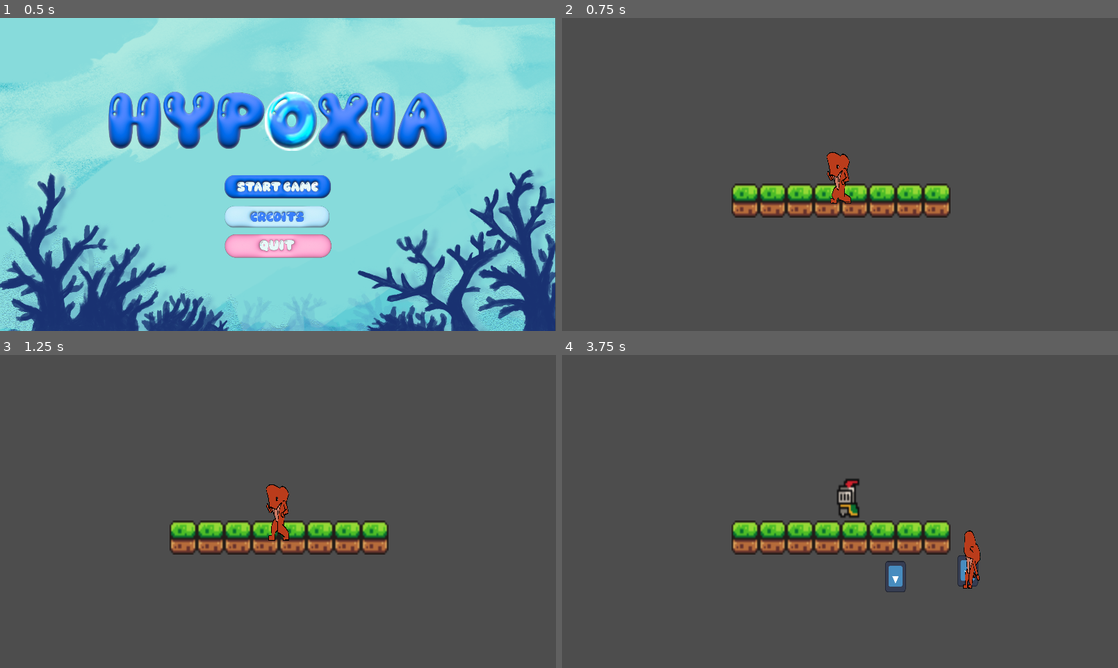
Above: before the commit, frames 1-4 (two rows, left to right).
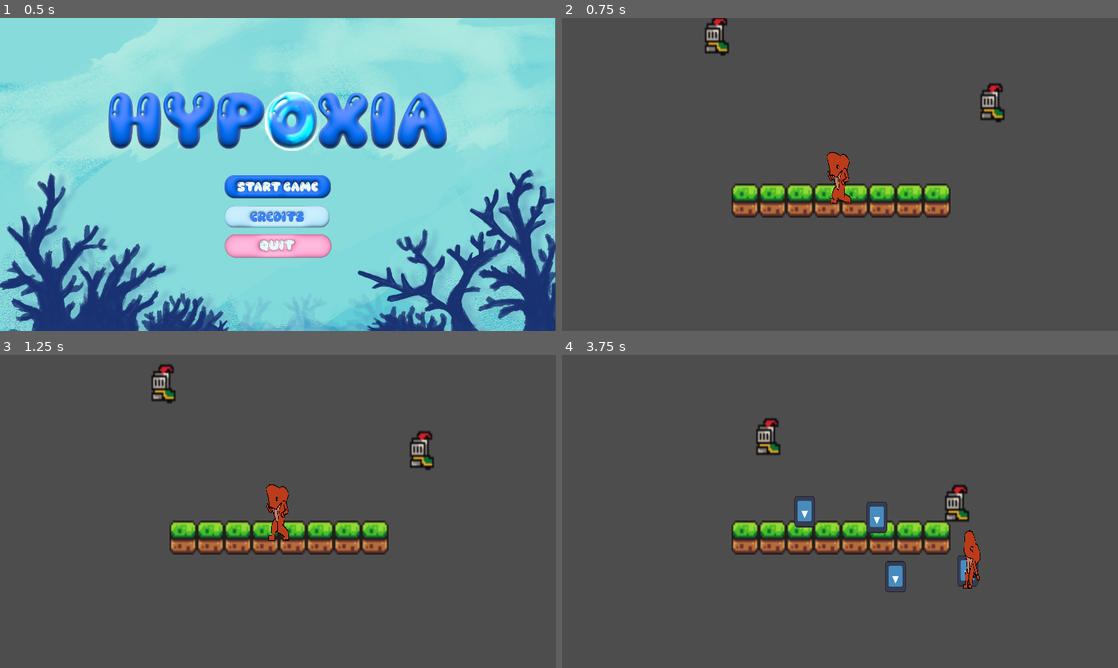
Above: after the commit, the same moments.

Repository: Tonevanda/hypoxia
Game: Godot game, scene res://scenes/titlescreen.tscn
The game is run twice, just before and just after one commit, with the same random seed, the same clock (stepped at 60 frames per second) and the same inputs. The engine's default icon, where the game draws it, is replaced by a stand-in: a white triangle on a blue panel in a dark square.
Inputs (mouse positions are in pixels of both pictures, inside the frame that each line leads up to):
- Up to frame 1 (0.5 s): no input
- Up to frame 2 (0.75 s): click (840, 187) at 0.5 s
- Up to frame 3 (1.25 s): no input
- Up to frame 4 (3.75 s): hold Right (ui_right) 1.28-2.03 s; tap Space (attack) every 0.75 s from 1.35 to 3.6 s; hold Down (ui_down) 2.03-2.78 s; hold Right (ui_right) 2.78-3.53 s; hold Up (ui_up) from 3.53 s (still down)

Frame 1 is identical in both runs. In frame 2, 0.8% of the frame differs, in the area x 25-80%, y 0-34%; in frame 3, 0.8%; in frame 4, 1.6%, in the area x 34-74%, y 20-57%.

Commit message:
enemies are spawning randomly and at once

Diff:
--- a/scenes/spawner.tscn
+++ b/scenes/spawner.tscn
@@ -6,6 +6,8 @@
 script = ExtResource("1_8brdk")
 
 [node name="Timer" type="Timer" parent="."]
+wait_time = 0.1
+one_shot = true
 autostart = true
 
 [connection signal="timeout" from="Timer" to="." method="_on_timer_timeout"]
--- a/scripts/spawner.gd
+++ b/scripts/spawner.gd
@@ -2,25 +2,32 @@
 
 @onready var pufferfish_scene = preload("res://scenes/pufferfish.tscn")
 var id = 1
-
+var difficulty = 0
+var difficulties = [1]
+var mobs = ["Pufferfish"]
 # Called when the node enters the scene tree for the first time.
 func _ready() -> void:
-	pass # Replace with function body.
+	difficulty = randi_range(1, 7)
 
 
 func spawn_pufferfish() -> void:
 	var pufferfish = pufferfish_scene.instantiate()
 	pufferfish.rotation = PI
-	pufferfish.position = Vector2(2, 15)
+	pufferfish.position = Vector2(randi_range(-100, 100), randi_range(-100, 100))
 	pufferfish.name = "Pufferfish" + str(id)
 	get_parent().add_child(pufferfish)
 	id += 1
 
 
-func _on_timer_timeout() -> void:
-	spawn_pufferfish()
+func spawn_mobs():
+	while difficulty > 0:
+		var index = randi_range(0, 0)
+
+		difficulty -= difficulties[index]
+		var mob_name = mobs[index]
+		if mob_name == "Pufferfish":
+			spawn_pufferfish()
 
 
-# Called every frame. 'delta' is the elapsed time since the previous frame.
-func _process(delta: float) -> void:
-	pass
+func _on_timer_timeout() -> void:
+	spawn_mobs()
